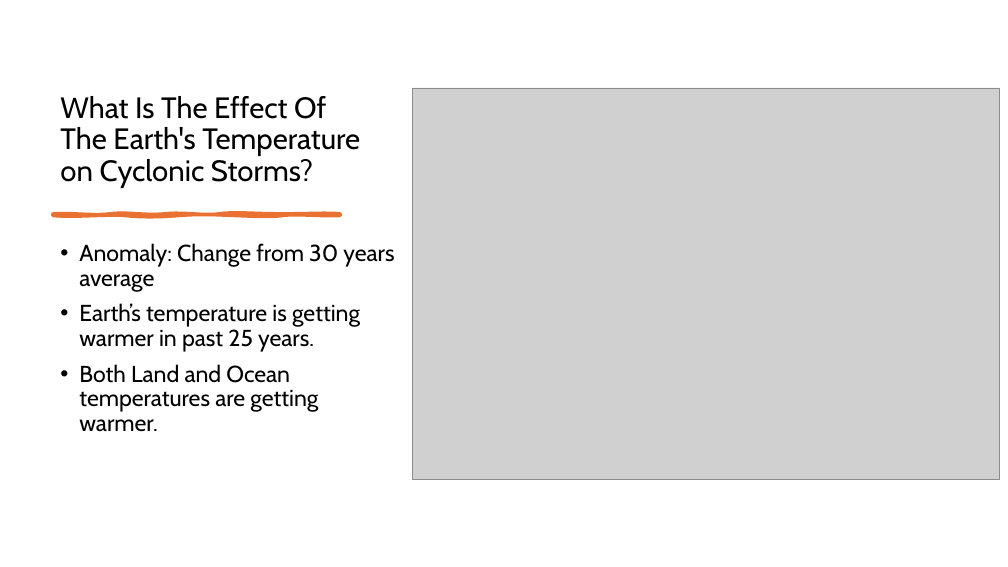
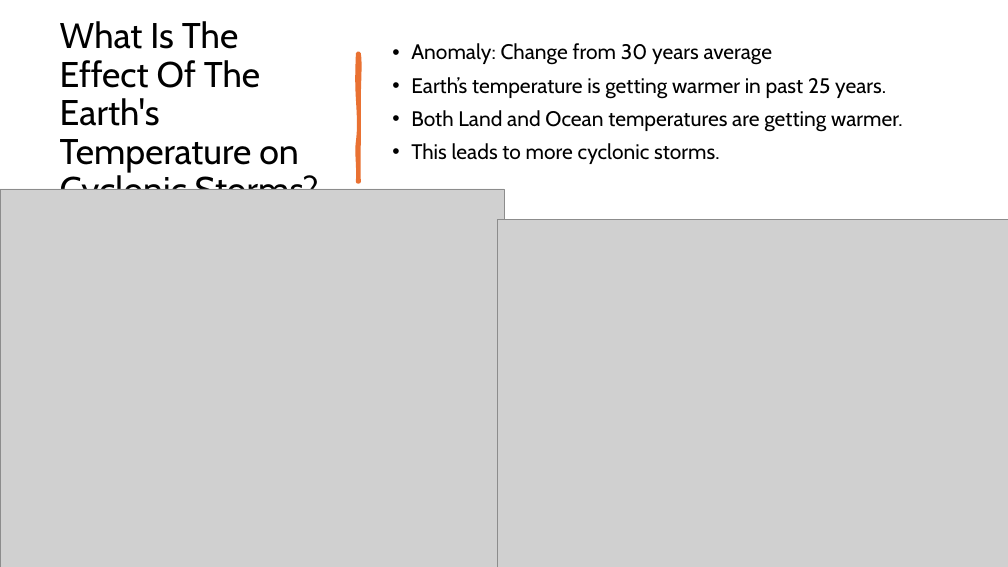
Before and after one commit to eddiexunyc/earth_temp_cyclone_data, a slide deck: slide 1 of DATA_608_Assignment_5_Eddie_Xu.pptx. Drawn at 1008x567 pixels with LibreOffice and Linux fonts; fonts in the diff are those of the drawing; grey boxes stand for pictures. Boxes give left, top, right and bottom in pixels: in the first picture for what was removed or moved away, otherwise in the second. Text is boxed around its words. In the diff, an @@ line names an element or a change of style, - is before the commit and + after.

```diff
--- a/DATA_608_Assignment_5_Eddie_Xu.pptx
+++ b/DATA_608_Assignment_5_Eddie_Xu.pptx
@@ title "What Is The Effect Of ..." at (x1=60, y1=21, x2=319, y2=190): size 28 to 34 pt; vertical alignment bottom to middle @@
@@ freeform shape added at (x1=358, y1=53, x2=359, y2=181), fill #E97132, outline #E97132 3.25 pt @@
@@ text "Anomaly: Change from 30 years ..." moved from (x1=79, y1=243, x2=394, y2=432) to (x1=411, y1=43, x2=903, y2=164) @@
@@ text "Anomaly: Change from 30 years ..." at (x1=411, y1=43, x2=903, y2=164): vertical alignment top to middle @@
@@ text at (x1=411, y1=43, x2=903, y2=132): size 22 to 20 pt in "Anomaly: Change from 30 years average", "Earth’s temperature is getting warmer in past ...", "Both Land and Ocean temperatures are getting ..." @@
@@ picture removed at (x1=413, y1=88, x2=1000, y2=479) @@
@@ text at (x1=411, y1=143, x2=719, y2=164): paragraph added @@
+• This leads to more cyclonic storms.
@@ picture added at (x1=0, y1=189, x2=504, y2=567) @@
@@ freeform shape removed at (x1=53, y1=214, x2=340, y2=216) @@
@@ picture added at (x1=498, y1=220, x2=1008, y2=567) @@
```
Also in this commit, not shown: 2 other slides changed, 2 slides added, 1 slide removed, 12 other files.
